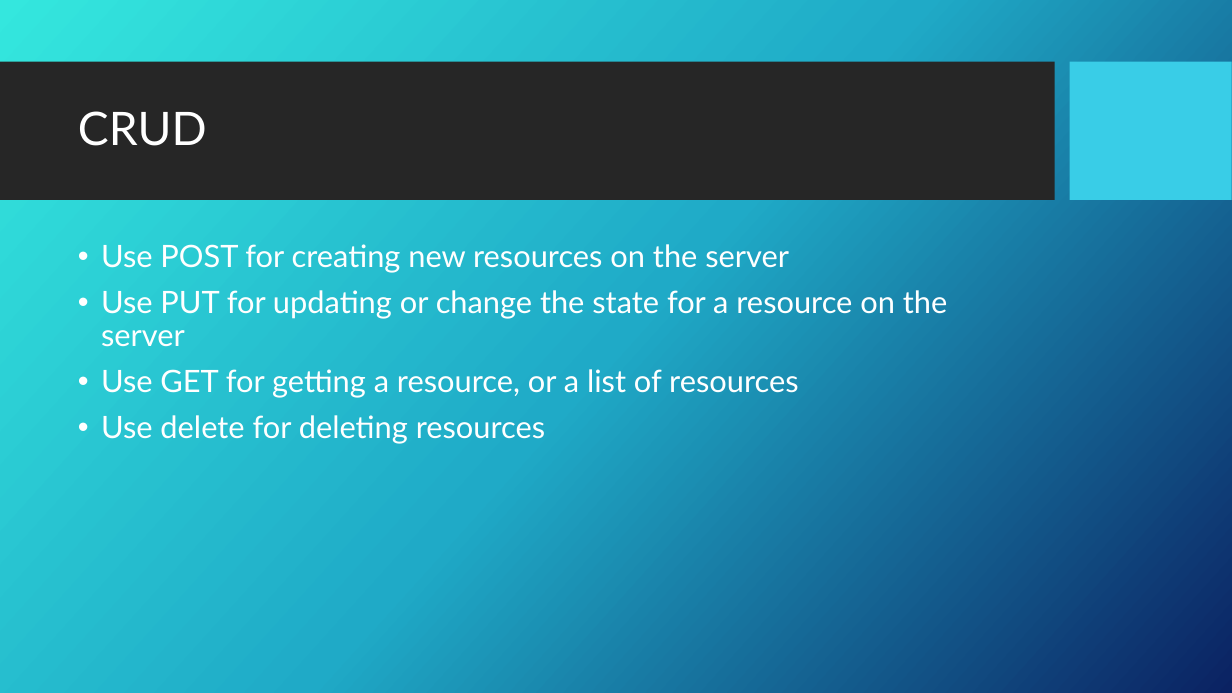
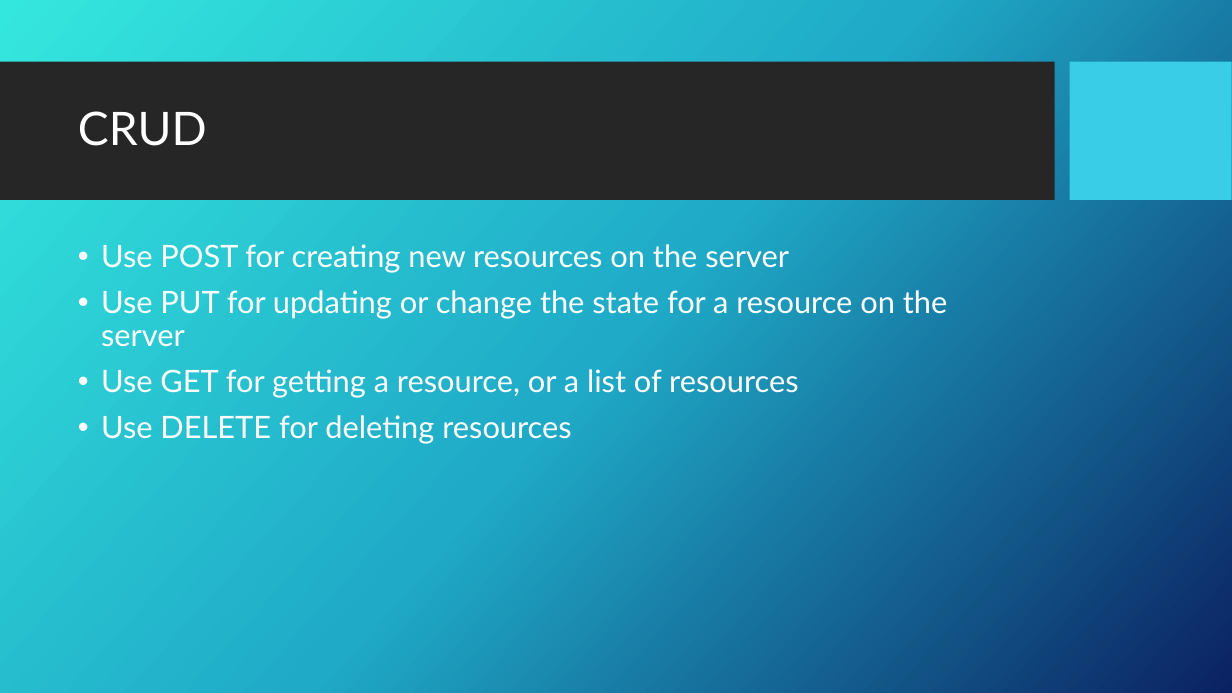
Before and after one commit to carl-b/rocket_launcher, a slide deck: slide 9 of doc/REST og JSON.pptx (slide 10 before the commit). Drawn at 1232x693 pixels with LibreOffice and Linux fonts; fonts in the diff are those of the drawing; background and template pictures are left out. Boxes give left, top, right and bottom in pixels: in the first picture for what was removed or moved away, otherwise in the second. Text is boxed around its words. In the diff, an @@ line names an element or a change of style, - is before the commit and + after.

```diff
--- a/doc/REST og JSON.pptx
+++ b/doc/REST og JSON.pptx
@@ text at box(101, 415, 571, 444): text changed @@
-• Use delete for deleting resources
+• Use DELETE for deleting resources
```
Also in this commit, not shown: 4 other slides changed.
